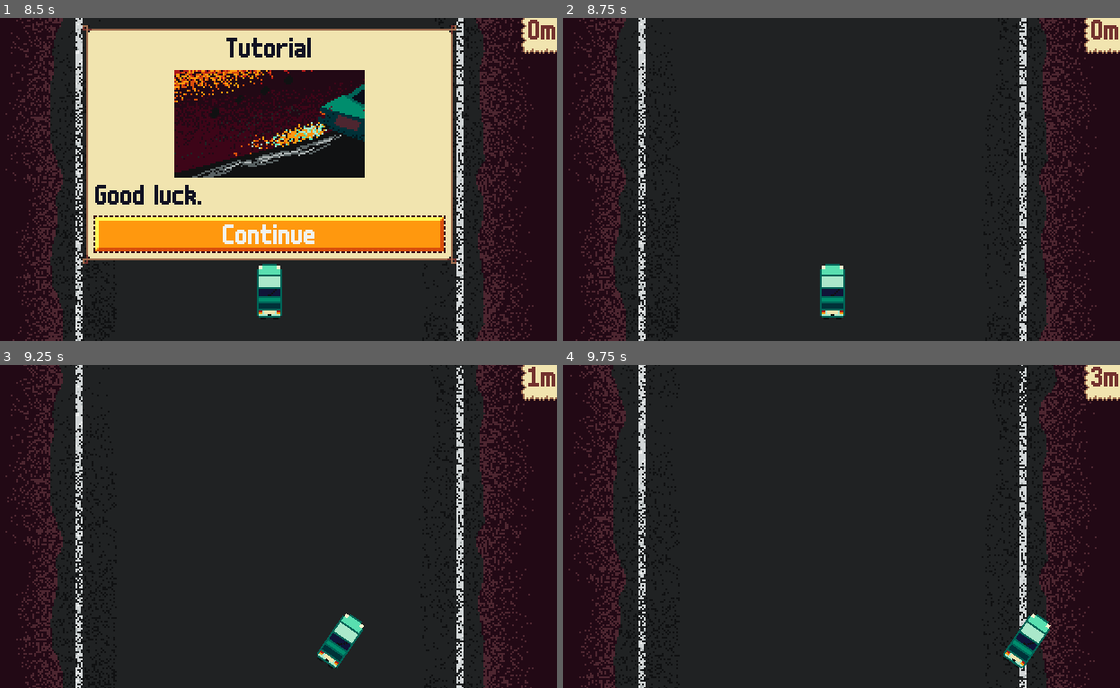
Above: before the commit, frames 1-4 (two rows, left to right).
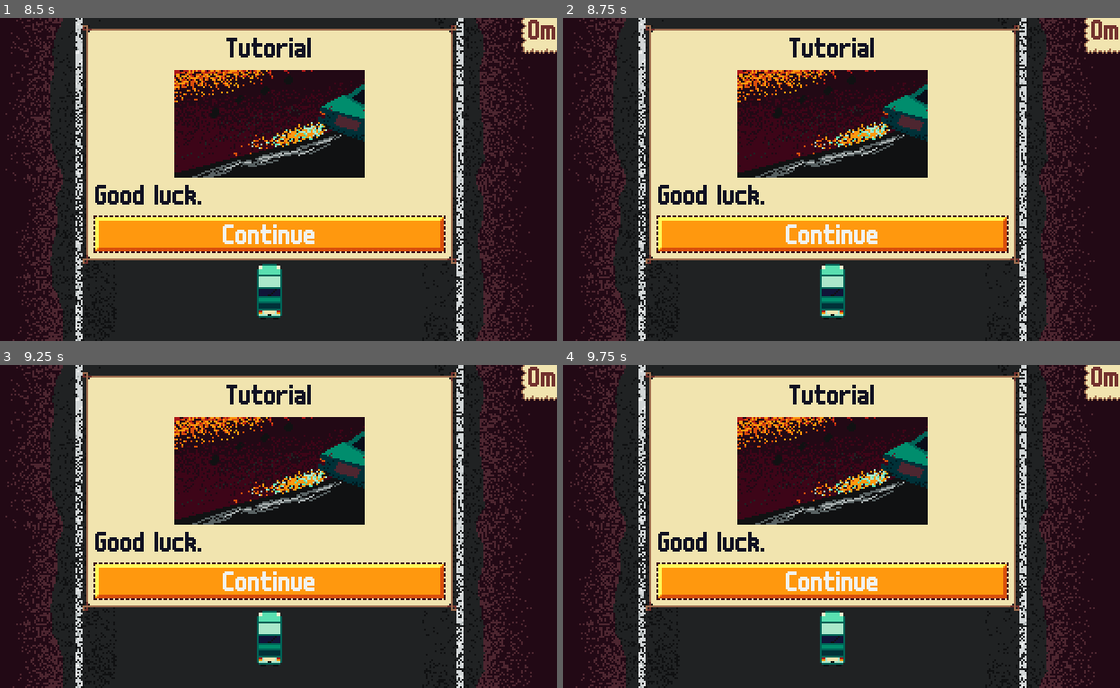
Above: after the commit, the same moments.

Repository: krobbi/afrogalypse
Game: Godot game, scene res://scenes/main/main.tscn
The game is run twice, just before and just after one commit, with the same random seed, the same clock (stepped at 60 frames per second) and the same inputs.
Inputs:
- Up to frame 1 (8.5 s): hold D (steer_right) 0.53-1.28 s; tap Space (boost) at 0.6, 1.35, 5, 5.1, 5.85, 6.5, 6.6, 7.35, 8, 8.1 s; tap Enter at 1.25, 5.75, 7.25 s; hold Shift (brake) 1.28-2 s; click "Start" at 2 s; click "Start" at 2.75 s; click "Continue" at 3.5 s; click "Continue" at 4.25 s; hold D (steer_right) 5.03-6.53 s; hold A (steer_left) 6.53-8.03 s; tap End (debug_resume, bound only after the commit) at 7.15 s; tap Home (debug_step_frame, bound only after the commit) at 7.9 s; hold Shift (brake) from 8.03 s (still down)
- Up to frame 2 (8.75 s): keep holding Shift (brake)
- Up to frame 3 (9.25 s): release Shift (brake) at 8.78 s; hold D (steer_right) from 8.78 s (still down); tap Space (boost) at 8.85 s
- Up to frame 4 (9.75 s): keep holding D (steer_right); tap Space (boost) at 9.6 s

Frame 1 is identical in both runs. In frame 2, 43% of the frame differs, in the area x 14-82%, y 2-77%; in frame 3, 52%; in frame 4, 53%, in the area x 0-97%, y 0-100%.

Commit message:
Add frame stepper debug tool

Diff:
--- a/autoloads/global/global.gd
+++ b/autoloads/global/global.gd
@@ -25,8 +25,9 @@
 var is_boosting: bool = false
 var no_hit_time: float = 0.0
 
-## Run when the global state is ready. Set the locale.
+## Run when the global state is ready. Unpause the game and set the locale.
 func _ready() -> void:
+	get_tree().paused = false
 	TranslationServer.set_locale("en")
 
 
--- /dev/null
+++ b/components/frame_stepper/frame_stepper.gd
@@ -0,0 +1,16 @@
+## A debug tool for advancing by single physics frames. Useful for grabbing
+## screenshots.
+class_name FrameStepper
+extends Node
+
+## Run when the frame stepper receives an [InputEvent]. Handle controls for
+## frame stepping.
+func _input(event: InputEvent) -> void:
+	if OS.is_debug_build():
+		if event.is_action_pressed("debug_step_frame", true):
+			get_tree().paused = false
+			await get_tree().physics_frame
+			await get_tree().physics_frame
+			get_tree().paused = true
+		elif event.is_action_pressed("debug_resume"):
+			get_tree().paused = false
--- /dev/null
+++ b/components/frame_stepper/frame_stepper.tscn
@@ -0,0 +1,12 @@
+[gd_scene load_steps=3 format=3 uid="uid://b5r1g6iyimwkw"]
+
+[ext_resource type="Script" path="res://components/frame_stepper/frame_stepper.gd" id="1_cgxmi"]
+[ext_resource type="PackedScene" uid="uid://2wof4yi6nj5h" path="res://components/edition_predicate/edition_predicate.tscn" id="2_c0vra"]
+
+[node name="FrameStepper" type="Node"]
+process_mode = 3
+script = ExtResource("1_cgxmi")
+
+[node name="EditionPredicate" parent="." node_paths=PackedStringArray("_node") instance=ExtResource("2_c0vra")]
+_node = NodePath("..")
+_debug_mode = 1
--- a/project.godot
+++ b/project.godot
@@ -137,6 +137,16 @@
 , Object(InputEventKey,"resource_local_to_scene":false,"resource_name":"","device":-1,"window_id":0,"alt_pressed":false,"shift_pressed":false,"ctrl_pressed":false,"meta_pressed":false,"pressed":false,"keycode":0,"physical_keycode":90,"key_label":0,"unicode":122,"echo":false,"script":null)
 ]
 }
+debug_step_frame={
+"deadzone": 0.5,
+"events": [Object(InputEventKey,"resource_local_to_scene":false,"resource_name":"","device":-1,"window_id":0,"alt_pressed":false,"shift_pressed":false,"ctrl_pressed":false,"meta_pressed":false,"pressed":false,"keycode":0,"physical_keycode":4194317,"key_label":0,"unicode":0,"echo":false,"script":null)
+]
+}
+debug_resume={
+"deadzone": 0.5,
+"events": [Object(InputEventKey,"resource_local_to_scene":false,"resource_name":"","device":-1,"window_id":0,"alt_pressed":false,"shift_pressed":false,"ctrl_pressed":false,"meta_pressed":false,"pressed":false,"keycode":0,"physical_keycode":4194318,"key_label":0,"unicode":0,"echo":false,"script":null)
+]
+}
 
 [internationalization]
 
--- a/scenes/road/road.tscn
+++ b/scenes/road/road.tscn
@@ -10,9 +10,9 @@
 [ext_resource type="PackedScene" uid="uid://2bwnajs3a2yu" path="res://gui/energy_counter/energy_point.tscn" id="8_8dbo2"]
 [ext_resource type="PackedScene" uid="uid://sr272lnrwpkk" path="res://gui/gui_card_manager.tscn" id="9_binb4"]
 [ext_resource type="PackedScene" uid="uid://ix2m6stdmdjt" path="res://gui/score_counter/score_counter.tscn" id="10_2b1tk"]
+[ext_resource type="PackedScene" uid="uid://b5r1g6iyimwkw" path="res://components/frame_stepper/frame_stepper.tscn" id="11_ulwx1"]
 
 [node name="Road" type="Node2D"]
-process_mode = 3
 script = ExtResource("1_xo0g1")
 metadata/_edit_lock_ = true
 
@@ -79,3 +79,5 @@
 [node name="ScoreCounter" parent="GUILayer" instance=ExtResource("10_2b1tk")]
 offset_left = -20.0
 offset_bottom = 20.0
+
+[node name="FrameStepper" parent="." instance=ExtResource("11_ulwx1")]
Not shown: 1 places in scenes/road/road.tscn that only renumber resources
